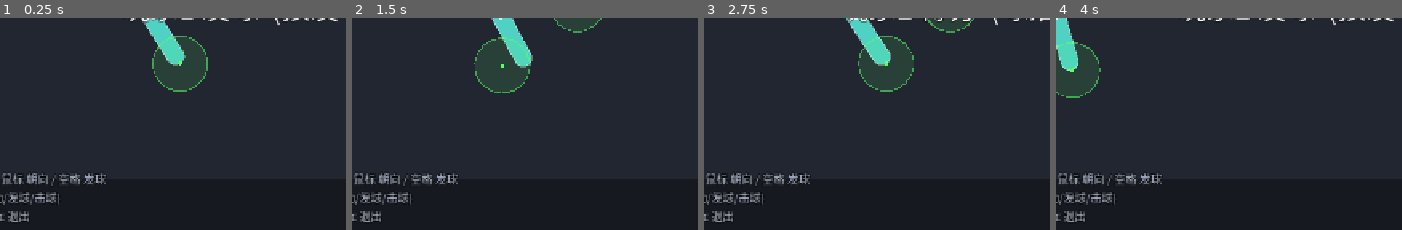
Above: before the commit, frames 1-4 (left to right).
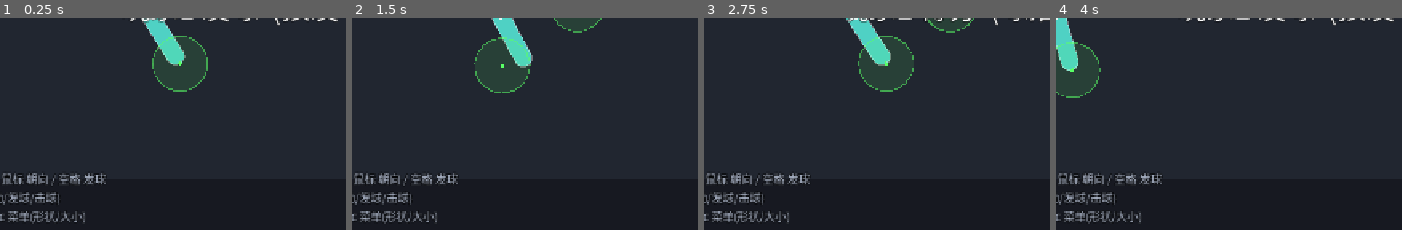
Above: after the commit, the same moments.

Repository: shuperidou/BMA-Arena
Game: Godot game, scene res://scenes/Main.tscn
Two runs of this game, one before a commit and one after it. Both use one fixed random seed, a clock stepped at 60 frames per second and the inputs below.
Inputs (mouse positions are % of the whole screen's width and height, from its top left):
- Up to frame 1 (0.25 s): no input
- Up to frame 2 (1.5 s): tap Enter at 0.5 s; move the mouse to (82, 46) at 0.52 s; hold D 0.53-1.25 s; tap 9 at 0.6 s; click (82, 46) at 0.67 s; tap Space at 0.77 s; tap 0 at 0.8 s; drag from (34, 57) to (51, 72) at 1.27 s
- Up to frame 3 (2.75 s): move the mouse to (68, 28) at 2.02 s; hold D from 2.03 s (still down); tap 9 at 2.1 s; tap 0 at 2.3 s
- Up to frame 4 (4 s): release D at 2.75 s; tap Space at 2.75, 3.77 s; drag from (51, 72) to (22, 35) at 2.77 s; move the mouse to (91, 67) at 3.52 s; hold A from 3.53 s (still down); tap 2 at 3.6 s; tap 0 at 3.8 s
The pictures show only the part of the screen within x 18-68%, y 50-100%; the shares and areas given below are measured in that part.

The runs differ from the first frame. In frame 1, 0.6% of the frame differs, in the area x 2-25%, y 91-98%; in frame 2, 0.6%; in frame 3, 0.6%; in frame 4, 0.6%.

Commit message:
feat: AI hit-zone reach 72->44 (= player, parity); ESC menu (shape select + size slider + resume/quit, pauses game); move shape select from F1 to ESC; player_size_scale

Diff:
--- a/scripts/autoload/game_config.gd
+++ b/scripts/autoload/game_config.gd
@@ -87,6 +87,8 @@
 var shape_diamond_half_wid: float = 34.0  ## 菱形: 短轴半宽
 var shape_ellipse_half_len: float = 82.0  ## 椭圆: 长轴半长
 var shape_ellipse_half_wid: float = 42.0  ## 椭圆: 短轴半宽
+## 角色大小倍率 (ESC 菜单拖动条调节): 同时缩放 形状多边形 + 碰撞箱 + 判定区间距。
+var player_size_scale: float = 1.0
 
 func player_shape_count() -> int:
 	return 4
@@ -99,16 +101,17 @@
 ## 形状长轴(局部y = 判定区连线方向)半长 -> 判定区间距随形状同步。
 func player_shape_half(idx: int = -1) -> float:
 	var i: int = player_shape_index if idx < 0 else idx
+	var h: float = player_half_length
 	match i:
 		0:
-			return player_half_length
+			h = player_half_length
 		1:
-			return shape_circle_radius
+			h = shape_circle_radius
 		2:
-			return shape_diamond_half_len
+			h = shape_diamond_half_len
 		3:
-			return shape_ellipse_half_len
-	return player_half_length
+			h = shape_ellipse_half_len
+	return h * player_size_scale
 
 ## 采样形状边界点 (角色局部坐标, 未旋转), 凸多边形, 顺序绕行。
 func player_shape_points(idx: int = -1) -> PackedVector2Array:
@@ -148,6 +151,9 @@
 		for k in seg:
 			var t: float = TAU * float(k) / float(seg)
 			pts.append(Vector2(w * cos(t), L * sin(t)))
+	if player_size_scale != 1.0:
+		for k in pts.size():
+			pts[k] = pts[k] * player_size_scale
 	return pts
 
 var move_speed: float = 720.0
@@ -246,7 +252,7 @@
 ## ---- AI 走位 / 防卡死 ----
 ## 桌/墙是实体碰撞, 但球的可接点在桌正上方 -> 追击目标要投影到桌外(贴桌沿伸判定区够球),
 ## 否则 AI 会直线怼进桌子卡死。
-var ai_hit_reach: float = 72.0          ## 判定区触球半径 (AI 用; 决定要贴多近)
+var ai_hit_reach: float = 44.0          ## 判定区触球半径 (AI 用; = 玩家 hit_reach, 保持平等)
 var ai_body_clearance: float = 26.0     ## 目标点必须离桌/边界这么多 (机身半径 + 余量)
 var ai_personal_space: float = 78.0     ## 与对手保持的"个人空间"; 太近就侧向绕开
 var ai_avoid_gain: float = 1.2          ## 绕对手的侧向权重
--- a/scripts/core/main.gd
+++ b/scripts/core/main.gd
@@ -11,6 +11,7 @@
 var match_ref: Match
 var hud: Hud
 var debug_layer: DebugLayer
+var esc_menu: EscMenu
 var players: Array[PlayerController] = []
 
 func _ready() -> void:
@@ -55,6 +56,11 @@
 	debug_layer.name = "DebugLayer"
 	add_child(debug_layer)
 
+	esc_menu = EscMenu.new()
+	esc_menu.name = "EscMenu"
+	esc_menu.main_ref = self
+	add_child(esc_menu)
+
 	match_ref = Match.new()
 	match_ref.name = "Match"
 	add_child(match_ref)
@@ -91,20 +97,12 @@
 		KEY_8:
 			if debug_layer.enabled:
 				_toggle_flag("debug_ai_smash")
-		KEY_9:
-			if debug_layer.enabled:
-				_cycle_shape(-1)
-		KEY_0:
-			if debug_layer.enabled:
-				_cycle_shape(1)
 		KEY_R:
 			match_ref.restart()
 		KEY_1:
 			# 调试：F1 打开调试后，按 1 轮换调试模式 (普通 / Solo / 万能AI)
 			if debug_layer.enabled:
 				_cycle_debug_mode()
-		KEY_ESCAPE:
-			get_tree().quit()
 
 func _toggle_flag(prop: String) -> void:
 	GameConfig.set(prop, not GameConfig.get(prop))
@@ -118,14 +116,10 @@
 	debug_mode = (debug_mode + 1) % DEBUG_MODES.size()
 	_apply_debug_mode()
 
-## F1+9/0: 轮换玩家形状 (显示 + 碰撞 + 判定间距同步)。
-func _cycle_shape(dir: int) -> void:
-	var n: int = GameConfig.player_shape_count()
-	GameConfig.player_shape_index = posmod(GameConfig.player_shape_index + dir, n)
+## 重新构建所有角色的形状 (ESC 菜单换形状/改大小后调用; 显示+碰撞+判定间距同步)。
+func rebuild_shapes() -> void:
 	for p in players:
 		p.rebuild_shape()
-	EventBus.notify("形状: %s" % GameConfig.player_shape_name(), 1.5)
-	hud.update_debug_menu()
 
 func _apply_debug_mode() -> void:
 	var solo: bool = debug_mode == 1
--- a/scripts/player/ai_player.gd
+++ b/scripts/player/ai_player.gd
@@ -6,7 +6,7 @@
 ## 由 ai_enabled 开关驱动。这里只提供"圆形身体 + 中心一个击球判定点"。
 
 var ai_radius: float = 20.0
-var ai_hit_radius: float = 72.0
+var ai_hit_radius: float = 44.0
 var _home: Vector2 = Vector2(0.0, 40.0)
 
 func _ready() -> void:
--- /dev/null
+++ b/scripts/ui/esc_menu.gd
@@ -0,0 +1,132 @@
+class_name EscMenu
+extends CanvasLayer
+## ESC 菜单: 形状选择 + 角色大小拖动条 + 继续/退出。打开时暂停游戏。
+## 用代码构建 UI (与工程"代码组装"风格一致)。
+
+var main_ref: Node = null
+var _shape_opt: OptionButton
+var _size_slider: HSlider
+var _size_label: Label
+
+func _ready() -> void:
+	layer = 20
+	process_mode = Node.PROCESS_MODE_ALWAYS
+	_build()
+	visible = false
+
+func _unhandled_input(event: InputEvent) -> void:
+	if event is InputEventKey and event.pressed and not event.echo \
+			and event.physical_keycode == KEY_ESCAPE:
+		toggle()
+		get_viewport().set_input_as_handled()
+
+func toggle() -> void:
+	if visible:
+		close()
+	else:
+		open()
+
+func open() -> void:
+	visible = true
+	get_tree().paused = true
+
+func close() -> void:
+	visible = false
+	get_tree().paused = false
+
+func _build() -> void:
+	var dim := ColorRect.new()
+	dim.color = Color(0, 0, 0, 0.55)
+	dim.set_anchors_preset(Control.PRESET_FULL_RECT)
+	add_child(dim)
+
+	var panel := Panel.new()
+	panel.position = Vector2(430, 140)
+	panel.size = Vector2(420, 360)
+	add_child(panel)
+
+	var vb := VBoxContainer.new()
+	vb.position = Vector2(28, 22)
+	vb.size = Vector2(364, 316)
+	vb.add_theme_constant_override("separation", 18)
+	panel.add_child(vb)
+
+	var title := Label.new()
+	title.text = "菜单   (Esc 关闭)"
+	_font(title, 28)
+	vb.add_child(title)
+
+	# 形状选择
+	var srow := HBoxContainer.new()
+	srow.add_theme_constant_override("separation", 10)
+	vb.add_child(srow)
+	var slab := Label.new()
+	slab.text = "形状:"
+	_font(slab, 20)
+	srow.add_child(slab)
+	_shape_opt = OptionButton.new()
+	_font(_shape_opt, 20)
+	for i in GameConfig.player_shape_count():
+		_shape_opt.add_item(GameConfig.player_shape_name(i), i)
+	_shape_opt.selected = GameConfig.player_shape_index
+	_shape_opt.get_popup().add_theme_font_override("font", GameConfig.ui_font())
+	_shape_opt.get_popup().add_theme_font_size_override("font_size", 20)
+	_shape_opt.item_selected.connect(_on_shape)
+	srow.add_child(_shape_opt)
+
+	# 大小拖动条
+	var zrow := HBoxContainer.new()
+	zrow.add_theme_constant_override("separation", 10)
+	vb.add_child(zrow)
+	var zlab := Label.new()
+	zlab.text = "大小:"
+	_font(zlab, 20)
+	zrow.add_child(zlab)
+	_size_slider = HSlider.new()
+	_size_slider.min_value = 0.5
+	_size_slider.max_value = 2.0
+	_size_slider.step = 0.05
+	_size_slider.value = GameConfig.player_size_scale
+	_size_slider.custom_minimum_size = Vector2(220, 28)
+	_size_slider.size_flags_vertical = Control.SIZE_SHRINK_CENTER
+	_size_slider.value_changed.connect(_on_size)
+	zrow.add_child(_size_slider)
+	_size_label = Label.new()
+	_font(_size_label, 20)
+	zrow.add_child(_size_label)
+	_update_size_label()
+
+	# 按钮
+	var brow := HBoxContainer.new()
+	brow.add_theme_constant_override("separation", 16)
+	vb.add_child(brow)
+	var resume := Button.new()
+	resume.text = "继续"
+	_font(resume, 20)
+	resume.pressed.connect(close)
+	brow.add_child(resume)
+	var quit := Button.new()
+	quit.text = "退出游戏"
+	_font(quit, 20)
+	quit.pressed.connect(func() -> void: get_tree().quit())
+	brow.add_child(quit)
+
+func _font(c: Control, sz: int) -> void:
+	c.add_theme_font_override("font", GameConfig.ui_font())
+	c.add_theme_font_size_override("font_size", sz)
+
+func _on_shape(i: int) -> void:
+	GameConfig.player_shape_index = i
+	_apply()
+
+func _on_size(v: float) -> void:
+	GameConfig.player_size_scale = v
+	_update_size_label()
+	_apply()
+
+func _update_size_label() -> void:
+	_size_label.text = "%.2f" % GameConfig.player_size_scale
+
+func _apply() -> void:
+	if main_ref != null and main_ref.has_method("rebuild_shapes"):
+		main_ref.rebuild_shapes()
--- a/scripts/ui/hud.gd
+++ b/scripts/ui/hud.gd
@@ -41,7 +41,7 @@
 	_controls_label.size = Vector2(900, 110)
 	_controls_label.text = "玩家1  WASD 世界移动 / 鼠标 朝向 / 空格 发球\n" \
 		+ "玩家2  (圆形 AI, 自动跑动/发球/击球)\n" \
-		+ "F1 调试菜单   R 重开   Esc 退出"
+		+ "F1 调试菜单   R 重开   Esc 菜单(形状/大小)"
 
 	_debug_menu_label = _make_label(Vector2(24, 96), 18, Color(0.6, 0.95, 1.0))
 	_debug_menu_label.size = Vector2(560, 220)
@@ -69,8 +69,7 @@
 		+ " 5  碰撞体/速度: %s\n" % _mark(GameConfig.debug_show_shapes) \
 		+ " 6  场地/桌/墙: %s\n" % _mark(GameConfig.debug_show_zones) \
 		+ " 7  阻挡/救球提示: %s\n" % _mark(GameConfig.debug_show_block_hud) \
-		+ " 8  AI扣杀: %s\n" % _mark(GameConfig.debug_ai_smash) \
-		+ " 9/0 形状: %s" % GameConfig.player_shape_name()
+		+ " 8  AI扣杀: %s" % _mark(GameConfig.debug_ai_smash)
 
 func _mark(b: bool) -> String:
 	return "开" if b else "关"
Not shown, added: scripts/ui/esc_menu.gd.uid
